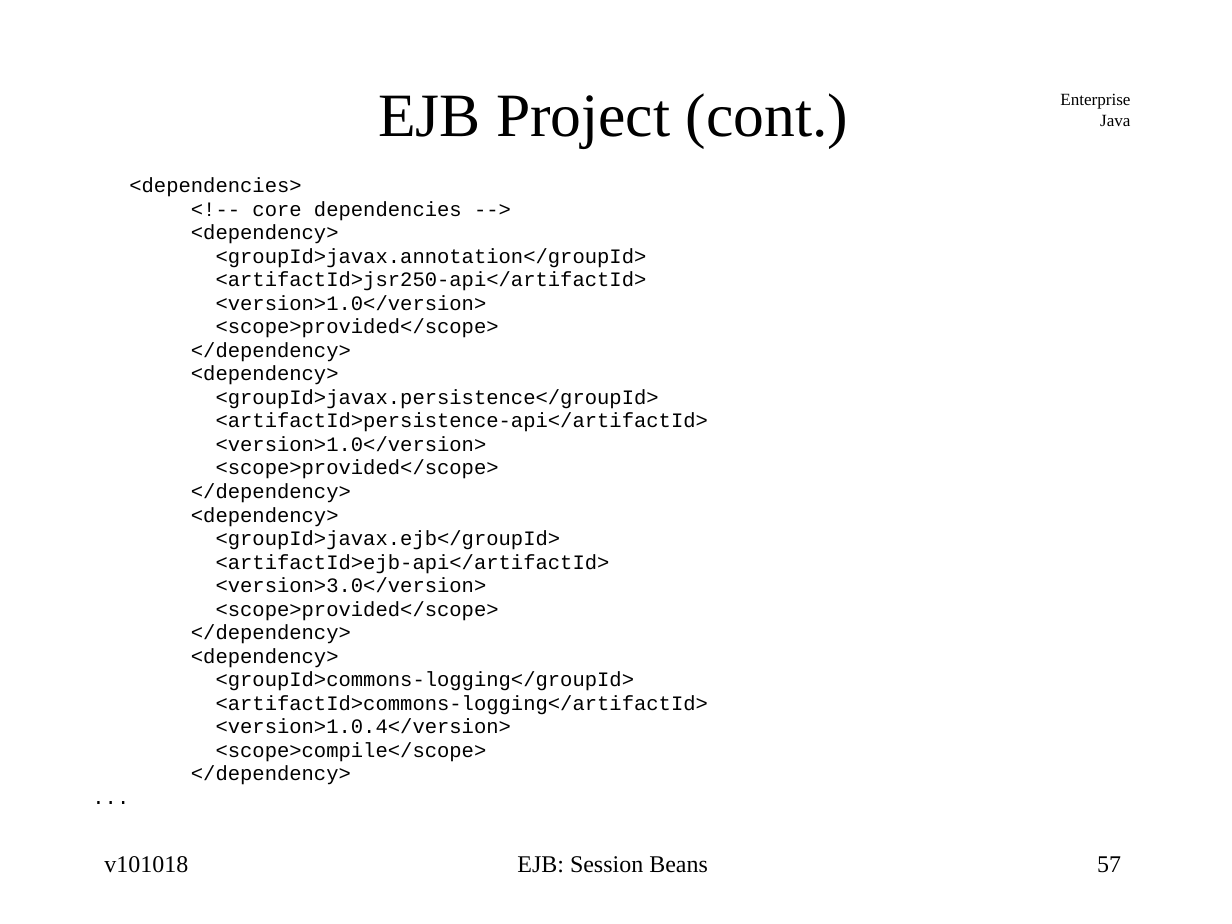
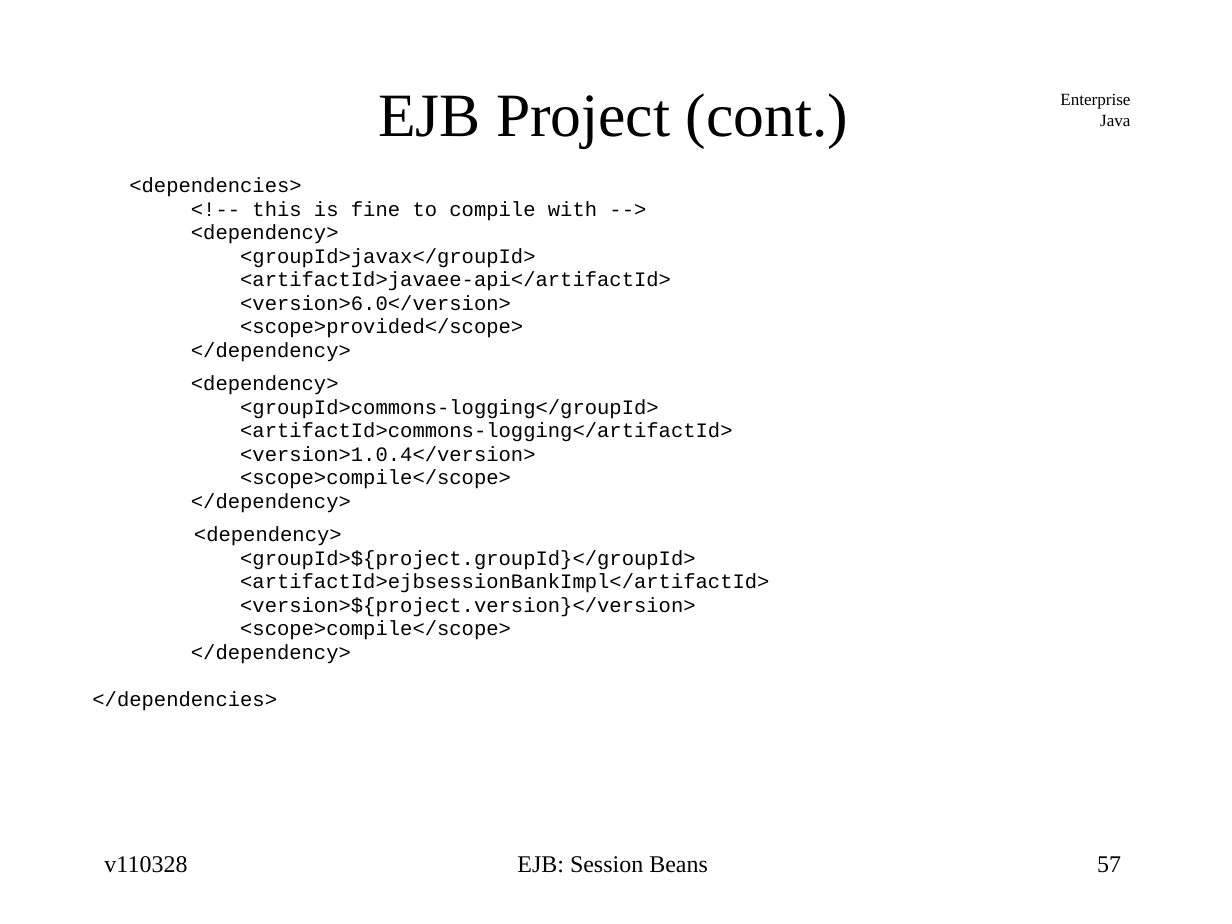
Before and after one commit to jcstaff/ejava-javaee, a slide deck: slide 57 of ejbsessionBank/src/site/resources/lectures/ejbSession.ppt. Drawn at 1232x924 pixels with LibreOffice and Linux fonts; fonts in the diff are those of the drawing. Boxes give left, top, right and bottom in pixels: in the first picture for what was removed or moved away, otherwise in the second. Text is boxed around its words. In the diff, an @@ line names an element or a change of style, - is before the commit and + after.

```diff
--- a/ejbsessionBank/src/site/resources/lectures/ejbSession.ppt
+++ b/ejbsessionBank/src/site/resources/lectures/ejbSession.ppt
@@ text at <box>252,201,597,221</box>: text changed @@
-<!-- core dependencies -->
+<!-- this is fine to compile with -->
@@ text at <box>240,248,671,311</box>: text changed @@
-<groupId>javax.annotation</groupId>
-<artifactId>jsr250-api</artifactId>
-<version>1.0</version>
-<scope>provided</scope>
-</dependency>
-<dependency>
-<groupId>javax.persistence</groupId>
-<artifactId>persistence-api</artifactId>
-<version>1.0</version>
-<scope>provided</scope>
-</dependency>
-<dependency>
-<groupId>javax.ejb</groupId>
-<artifactId>ejb-api</artifactId>
-<version>3.0</version>
+<groupId>javax</groupId>
+<artifactId>javaee-api</artifactId>
+<version>6.0</version>
@@ text at <box>92,527,769,711</box>: text changed @@
-...
+<dependency>
+<groupId>${project.groupId}</groupId>
+<artifactId>ejbsessionBankImpl</artifactId>
+<version>${project.version}</version>
+<scope>compile</scope>
+</dependency>
+</dependencies>
@@ text at <box>104,856,187,873</box>: text changed @@
-v101018
+v110328
```
Also in this commit, not shown: 74 other slides changed, 2 slides added, 1 slide removed, 2 other files.
